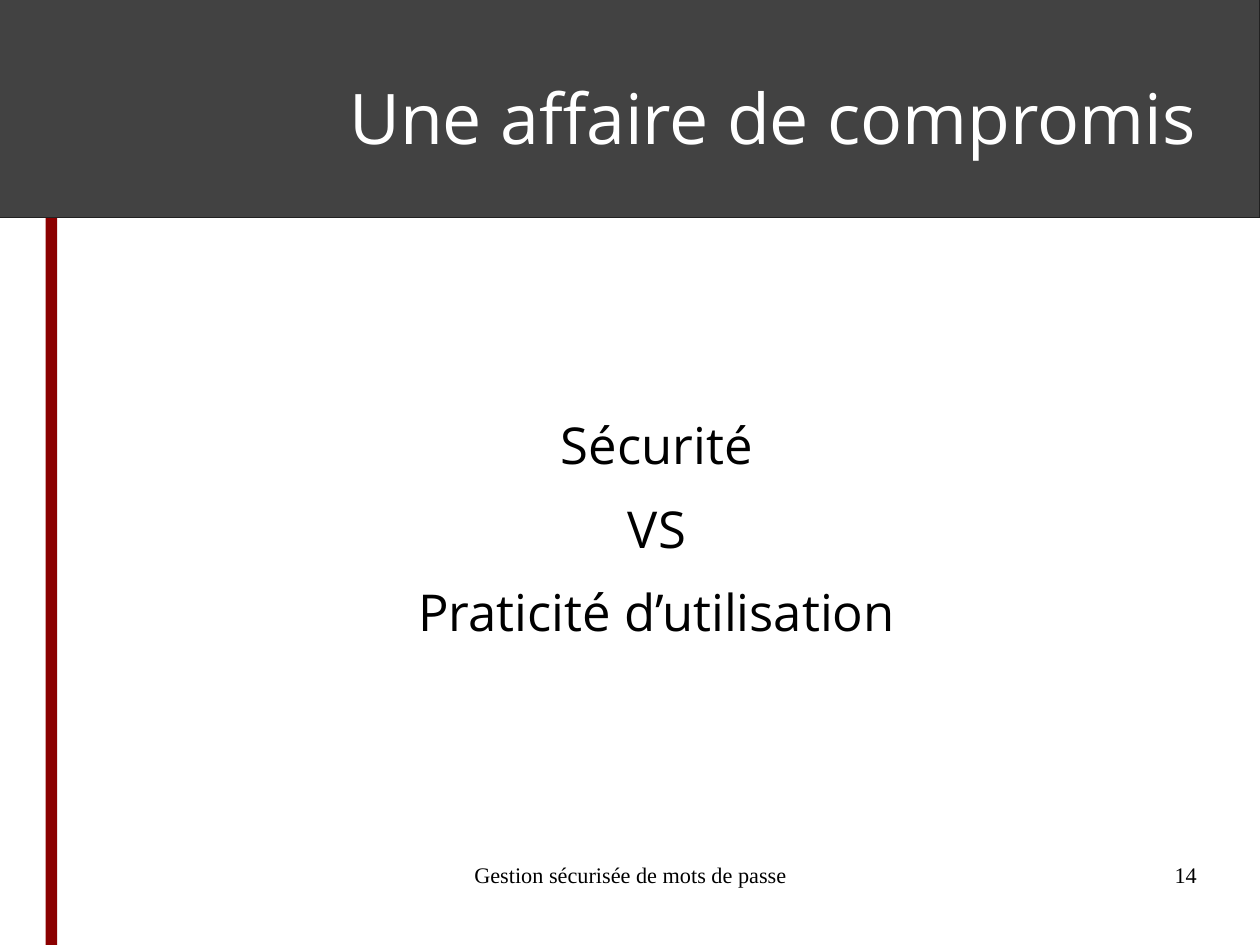
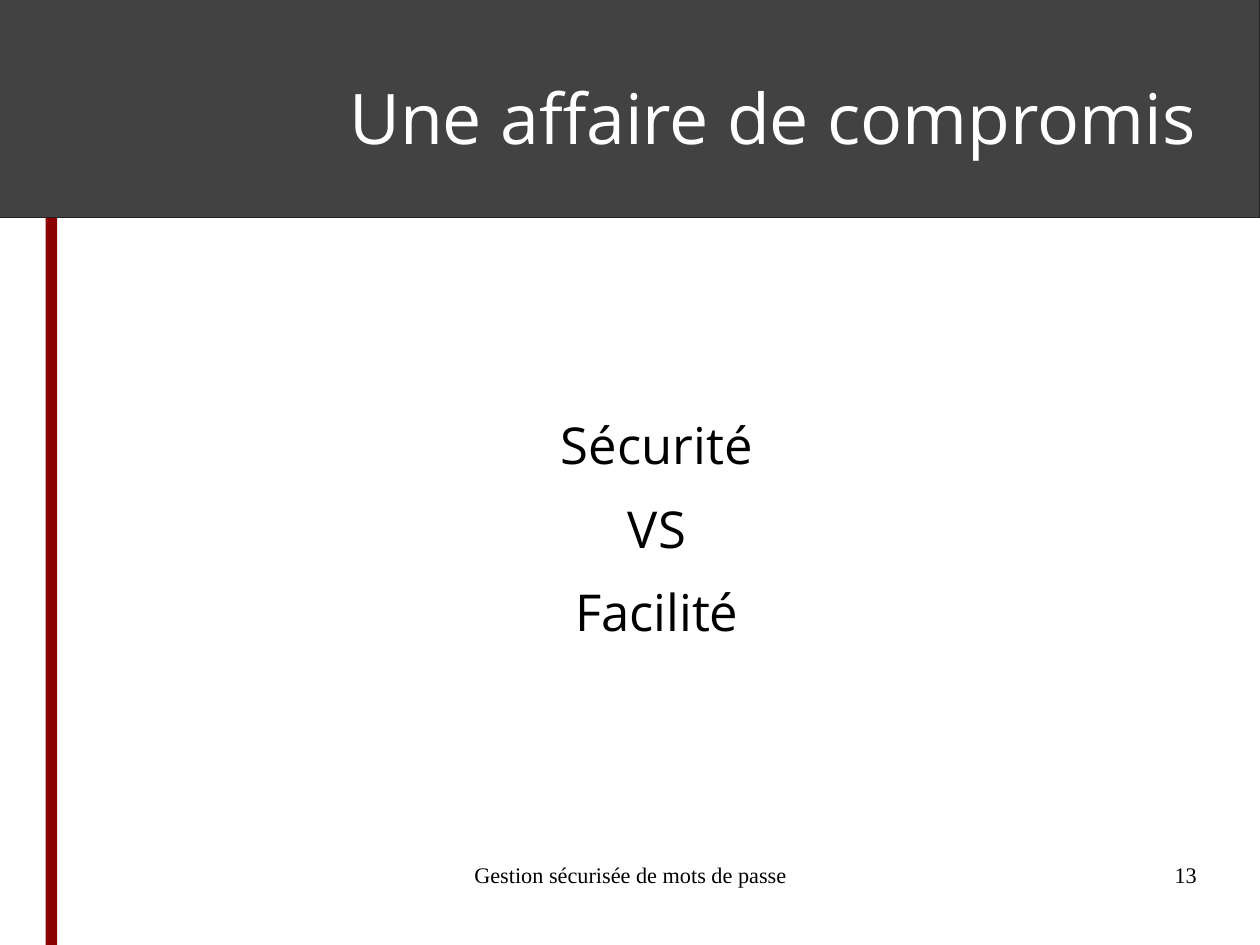
Before and after one commit to ftassy/Voyages-en-Cyberie, a slide deck: slide 13 of module_mots_de_passe/Gestion_securisee_de_mots_de_passe.odp (slide 14 before the commit). Drawn at 1260x945 pixels with LibreOffice and Linux fonts; fonts in the diff are those of the drawing. Boxes give left, top, right and bottom in pixels: in the first picture for what was removed or moved away, otherwise in the second. Text is boxed around its words. In the diff, an @@ line names an element or a change of style, - is before the commit and + after.

```diff
--- a/module_mots_de_passe/Gestion_securisee_de_mots_de_passe.odp
+++ b/module_mots_de_passe/Gestion_securisee_de_mots_de_passe.odp
@@ text at (x1=575, y1=592, x2=738, y2=632): text changed @@
-Praticité d’utilisation
+Facilité
@@ page number at (x1=1175, y1=868, x2=1197, y2=884): text changed @@
-14
+13
```
Also in this commit, not shown: 3 other slides changed, 1 slide removed, 5 other files.
